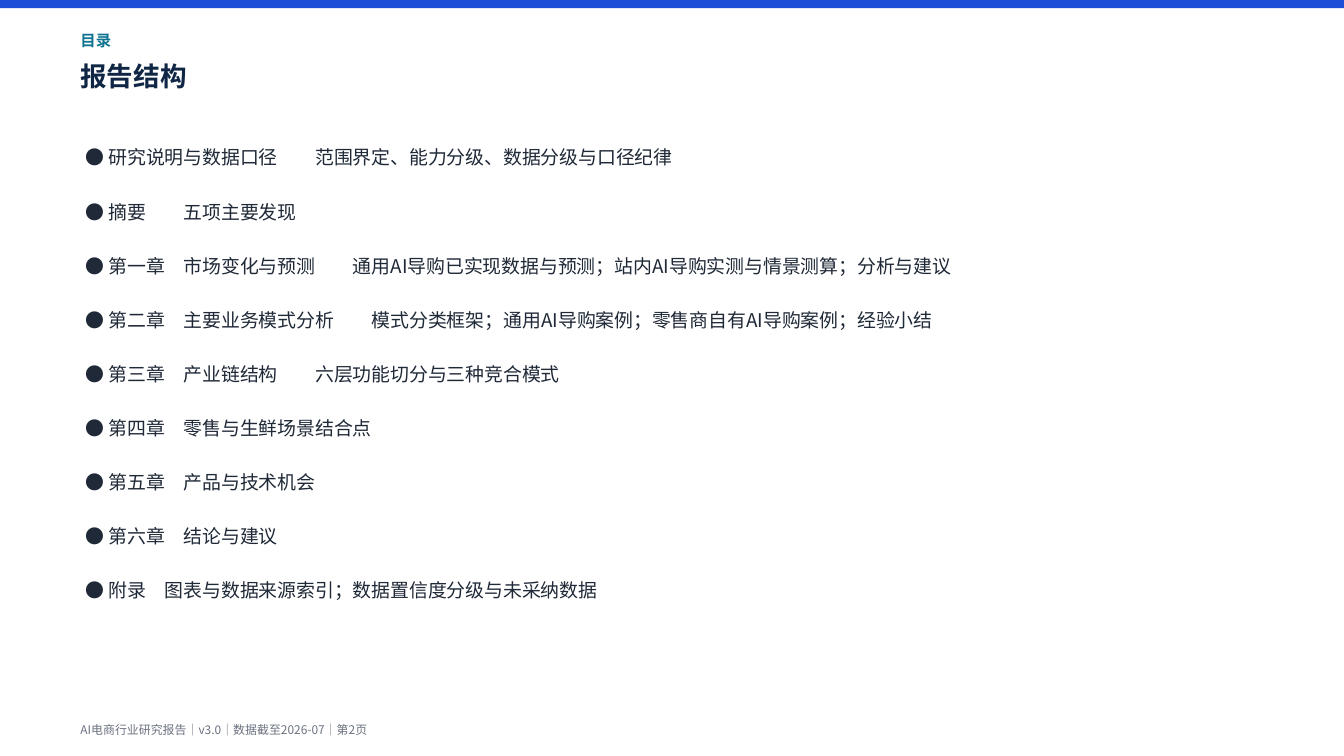
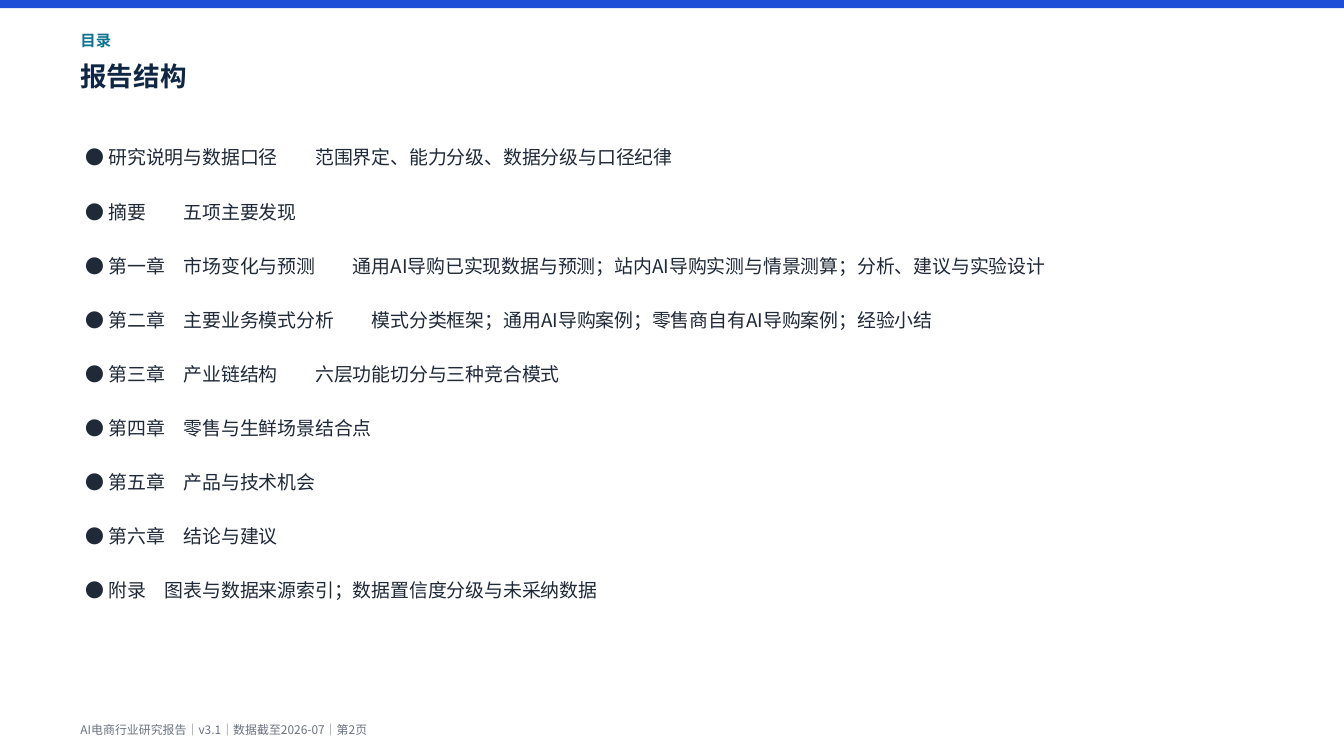
Before and after one commit to breeze2623-create/Aicommerce, a slide deck: slide 2 of report/AI电商行业研究报告.pptx. Drawn at 1344x756 pixels with LibreOffice and Linux fonts; fonts in the diff are those of the drawing. Boxes give left, top, right and bottom in pixels: in the first picture for what was removed or moved away, otherwise in the second. Text is boxed around its words. In the diff, an @@ line names an element or a change of style, - is before the commit and + after.

```diff
--- a/report/AI电商行业研究报告.pptx
+++ b/report/AI电商行业研究报告.pptx
@@ text at (108,257,1045,276): text changed @@
-● 第一章 市场变化与预测 通用AI导购已实现数据与预测；站内AI导购实测与情景测算；分析与建议
+● 第一章 市场变化与预测 通用AI导购已实现数据与预测；站内AI导购实测与情景测算；分析、建议与实验设计
@@ text at (80,724,367,735): text changed @@
-AI电商行业研究报告｜v3.0｜数据截至2026-07｜第2页
+AI电商行业研究报告｜v3.1｜数据截至2026-07｜第2页
```
Also in this commit, not shown: 33 other slides changed, 2 slides added, 19 other files.
